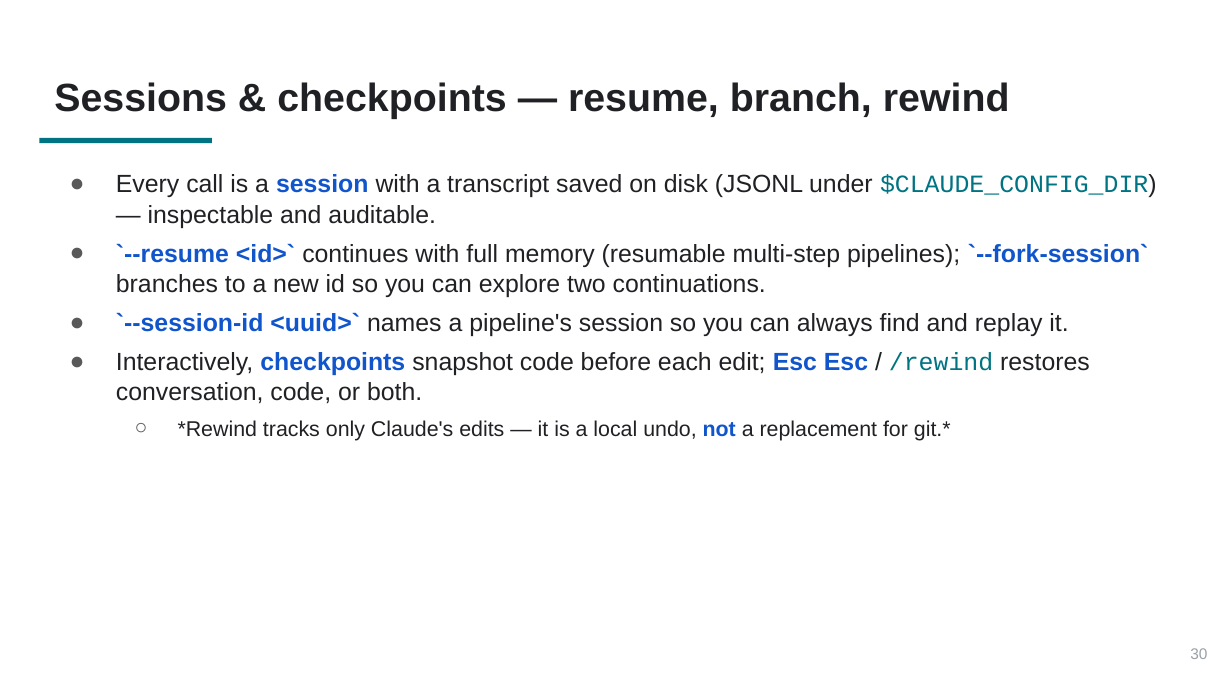
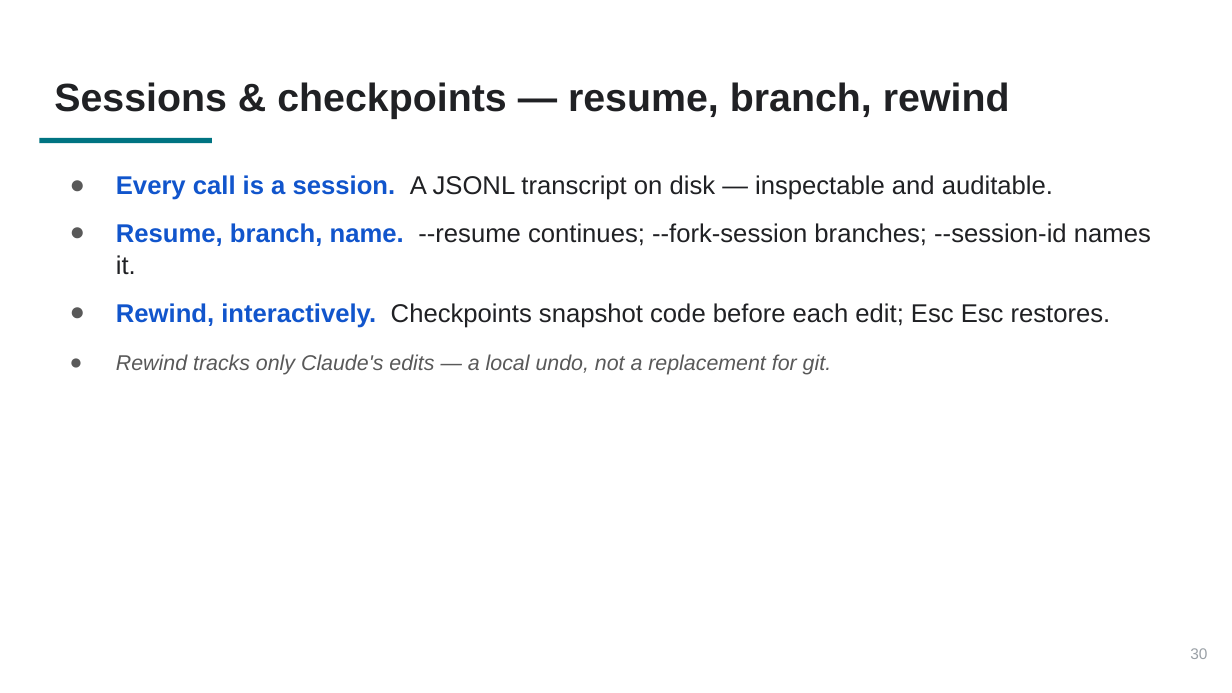
Before and after one commit to PursuitOfDataScience/uchicago-workshops, a slide deck: slide 30 of claude-code-tutorial/claude-code-tutorial.pptx. Drawn at 1232x693 pixels with LibreOffice and Linux fonts; fonts in the diff are those of the drawing. Boxes give left, top, right and bottom in pixels: in the first picture for what was removed or moved away, otherwise in the second. Text is boxed around its words. In the diff, an @@ line names an element or a change of style, - is before the commit and + after.

```diff
--- a/claude-code-tutorial/claude-code-tutorial.pptx
+++ b/claude-code-tutorial/claude-code-tutorial.pptx
@@ text at bbox=[116, 175, 1151, 375]: text changed; size 14.5 to 15 pt @@
-● Every call is a session with a transcript saved on disk (JSONL under $CLAUDE_CONFIG_DIR) — inspectable and auditable.
-● `--resume <id>` continues with full memory (resumable multi-step pipelines); `--fork-session` branches to a new id so you can explore two continuations.
-● `--session-id <uuid>` names a pipeline's session so you can always find and replay it.
-● Interactively, checkpoints snapshot code before each edit; Esc Esc / /rewind restores conversation, code, or both.
-  ○ *Rewind tracks only Claude's edits — it is a local undo, not a replacement for git.*
+● Every call is a session. A JSONL transcript on disk — inspectable and auditable.
+● Resume, branch, name. --resume continues; --fork-session branches; --session-id names it.
+● Rewind, interactively. Checkpoints snapshot code before each edit; Esc Esc restores.
+● Rewind tracks only Claude's edits — a local undo, not a replacement for git.
```
Also in this commit, not shown: 35 other slides changed, 3 other files.
